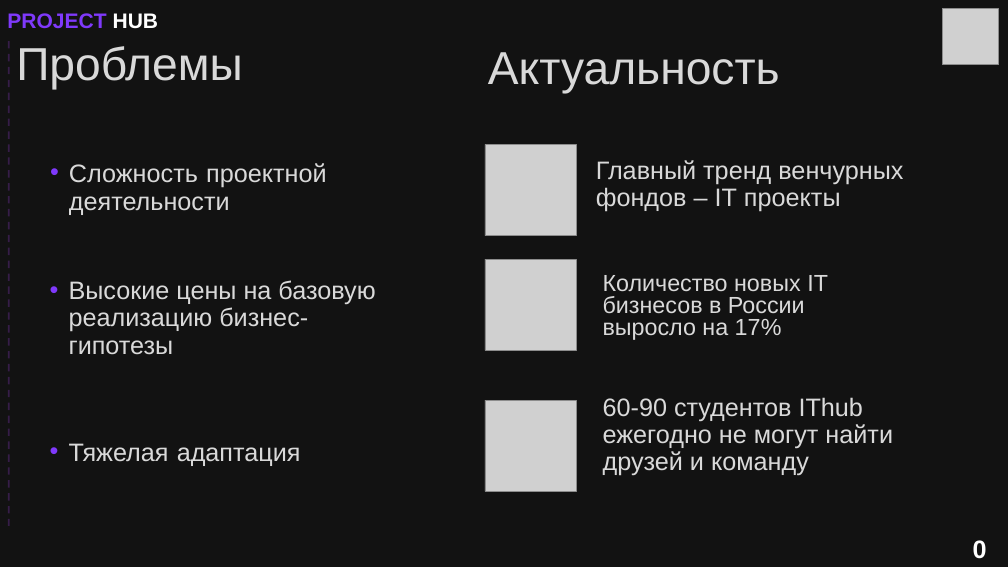
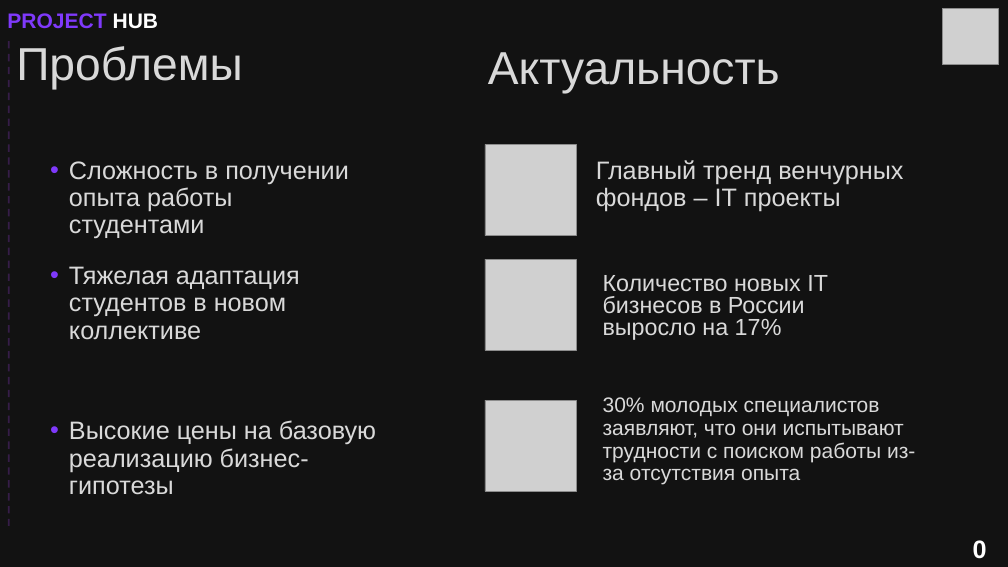
Before and after one commit to vshakitskiy/projecthub, a slide deck: slide 4 of download/projecthub.pptx (slide 3 before the commit). Drawn at 1008x567 pixels with LibreOffice and Linux fonts; fonts in the diff are those of the drawing; grey boxes stand for pictures. Boxes give left, top, right and bottom in pixels: in the first picture for what was removed or moved away, otherwise in the second. Text is boxed around its words. In the diff, an @@ line names an element or a change of style, - is before the commit and + after.

```diff
--- a/download/projecthub.pptx
+++ b/download/projecthub.pptx
@@ text at [69,161,349,239]: text changed @@
-• Сложность проектной деятельности
+• Сложность в получении опыта работы студентами
@@ text at [69,266,300,340]: text changed @@
-• Тяжелая адаптация
+• Тяжелая адаптация студентов в новом коллективе
@@ text "Высокие цены на базовую реализацию ...": place and size @@
-text "Высокие цены на базовую реализацию ..." at [69,280,375,355]
+text "Высокие цены на базовую реализацию ..." at [69,420,376,495]
@@ text at [603,397,915,485]: text changed; size 24 to 20 pt @@
-60-90 студентов IThub ежегодно не могут найти друзей и команду
+30% молодых специалистов заявляют, что они испытывают трудности с поиском работы из-за отсутствия опыта
```
Also in this commit, not shown: 3 other slides changed, 1 slide removed, 5 other files.
